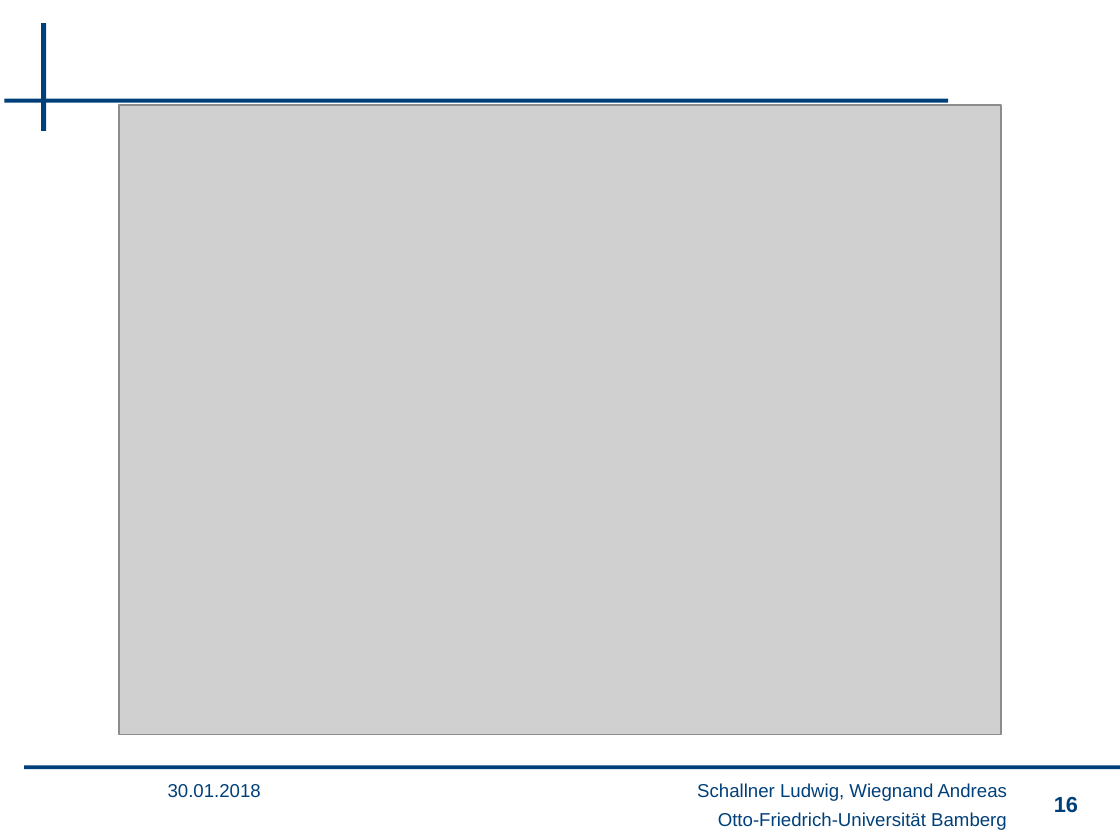
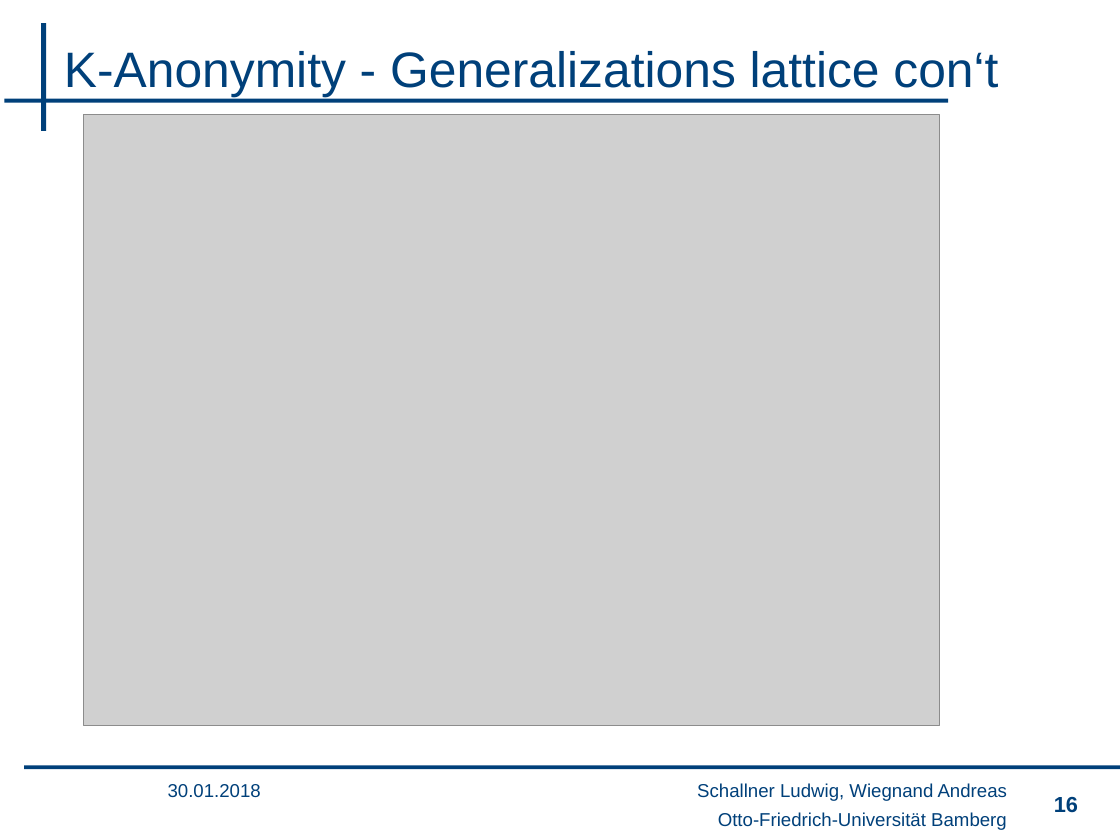
Before and after one commit to wsgan001/PSI-MSem, a slide deck: slide 16 of presentation/sicherheits_final_anV2.pptx. Drawn at 1120x840 pixels with LibreOffice and Linux fonts; fonts in the diff are those of the drawing; grey boxes stand for pictures; background and template pictures are left out. Boxes give left, top, right and bottom in pixels: in the first picture for what was removed or moved away, otherwise in the second. Text is boxed around its words. In the diff, an @@ line names an element or a change of style, - is before the commit and + after.

```diff
--- a/presentation/sicherheits_final_anV2.pptx
+++ b/presentation/sicherheits_final_anV2.pptx
@@ title added at [64, 51, 998, 97], 32 pt, text #00407A @@
+K-Anonymity - Generalizations lattice con‘t
@@ picture: place and size @@
-picture at [119, 105, 1001, 735]
+picture at [84, 114, 940, 726]
```
Also in this commit, not shown: 10 other slides changed, 1 slide added.
